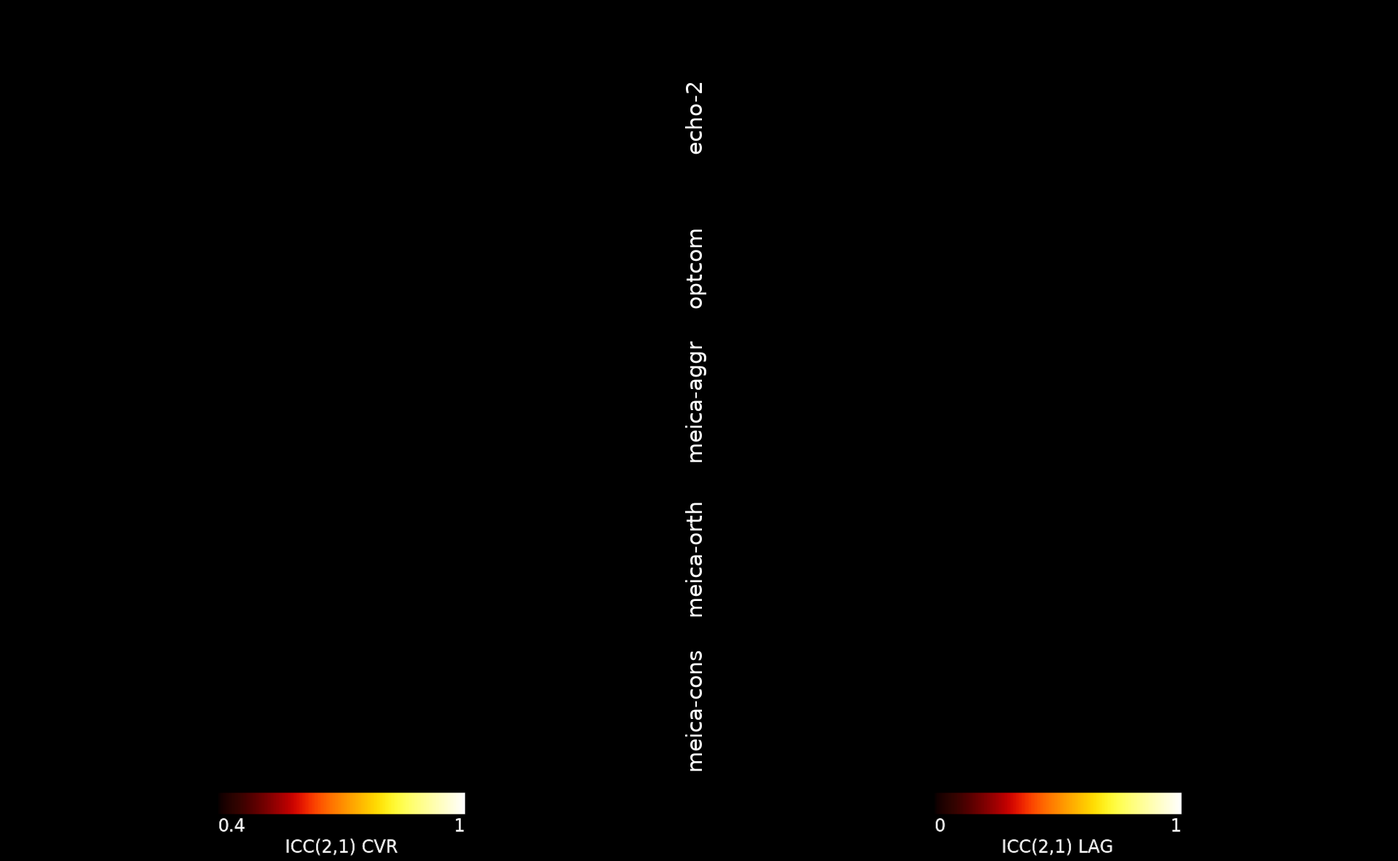
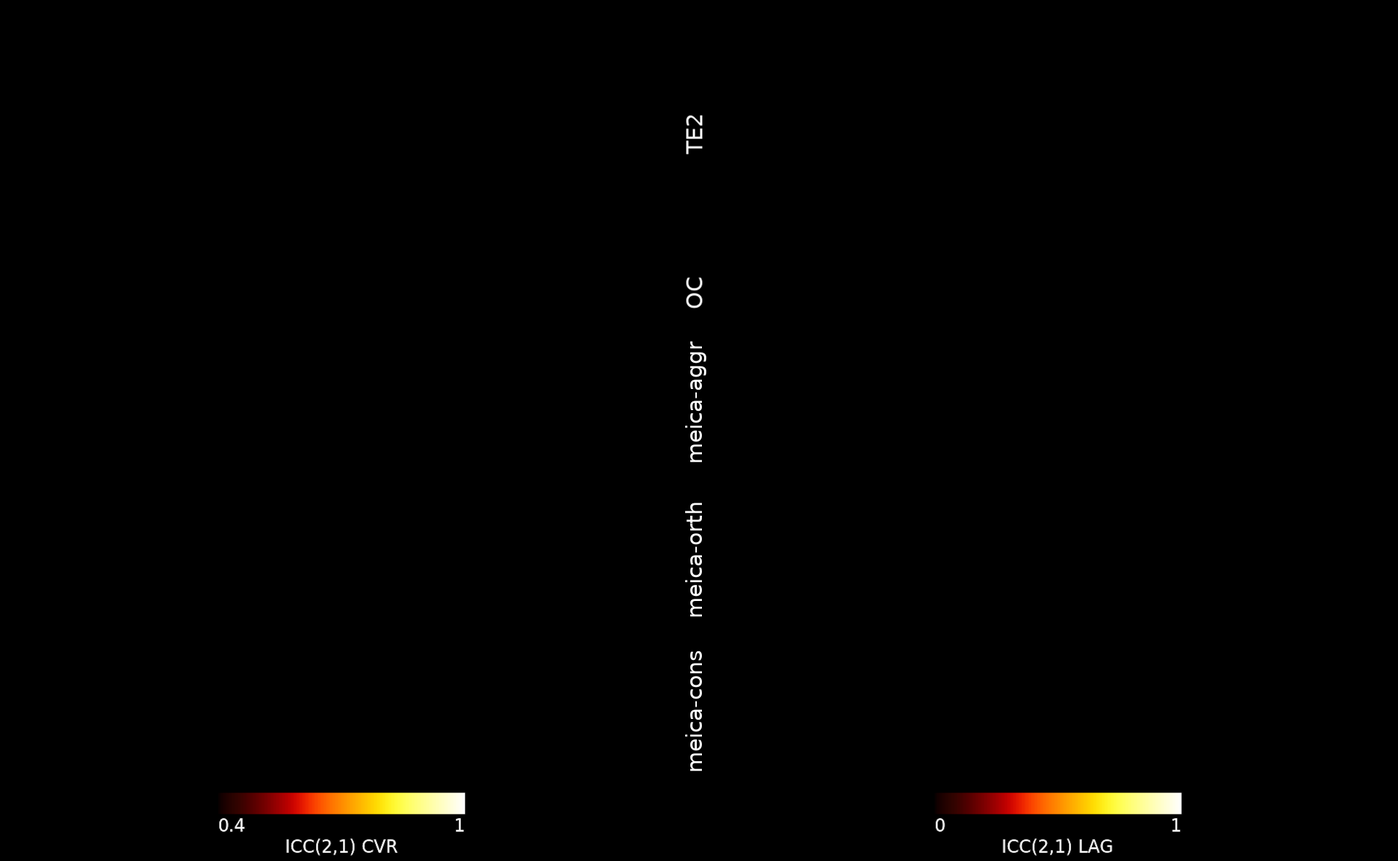
Before/after of a 1398px x 861px layered artwork. What changed in the layer stack:
renamed "echo-2" to "TE2", painted on it over [685, 82, 703, 155]
renamed "optcom" to "OC", moved it above "Anchor", painted on it over [685, 229, 707, 309]
